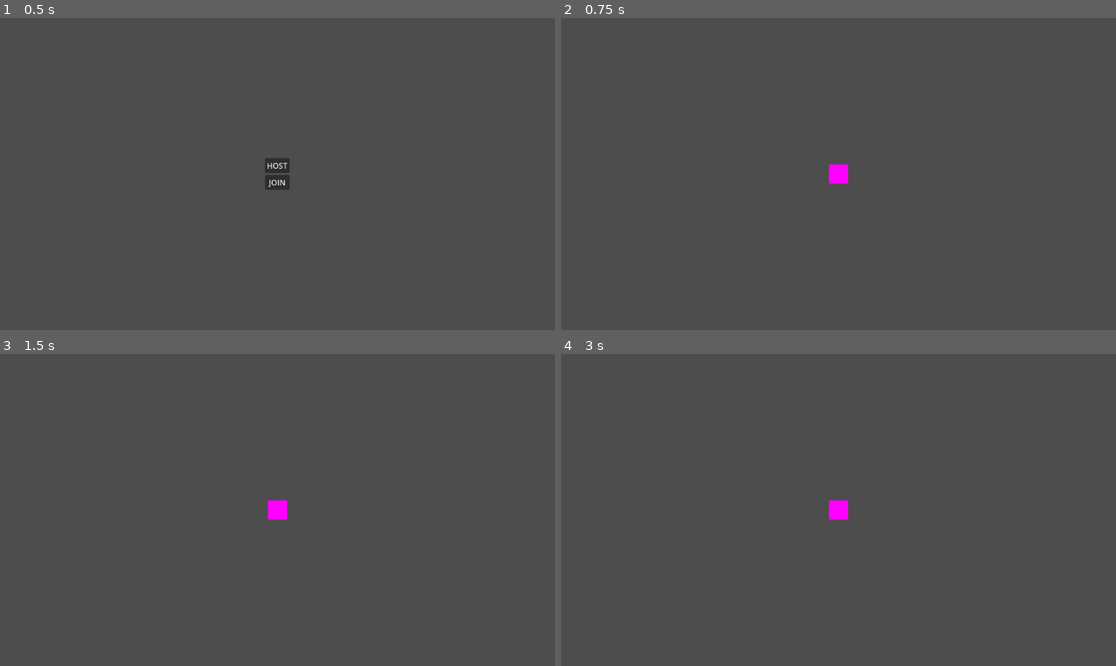
Above: before the commit, frames 1-4 (two rows, left to right).
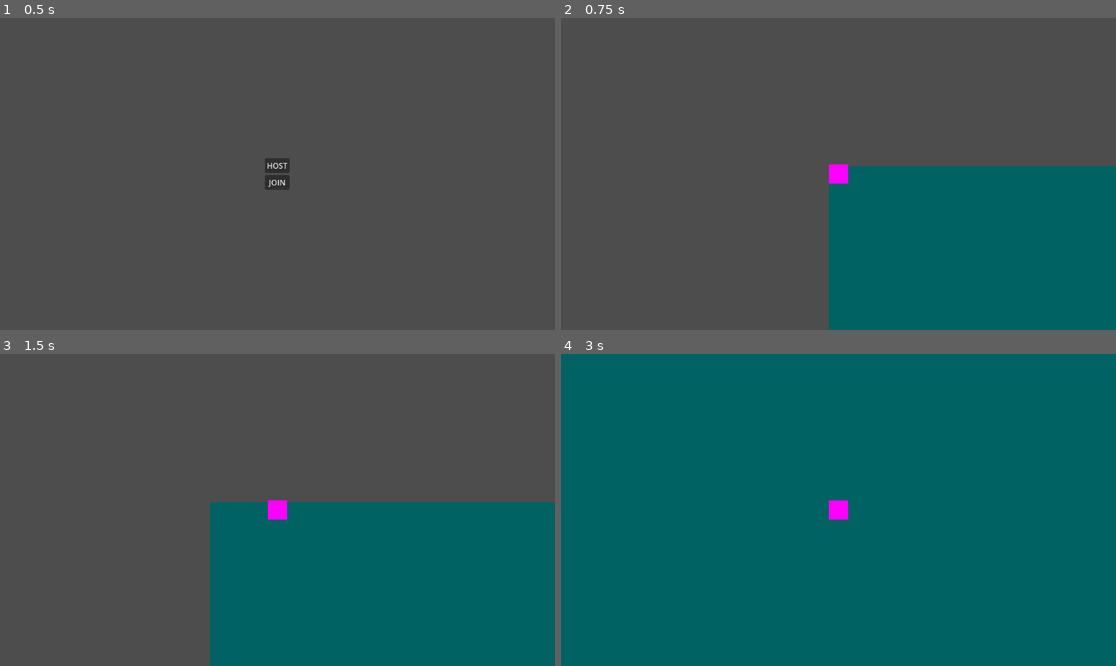
Above: after the commit, the same moments.

Repository: isjxn/ihaxgame
Game: Godot game, scene res://scenes/main/main.tscn
Two runs of this game, one before a commit and one after it. Both use one fixed random seed, a clock stepped at 60 frames per second and the inputs below.
Inputs:
- Up to frame 1 (0.5 s): no input
- Up to frame 2 (0.75 s): click "HOST" at 0.5 s
- Up to frame 3 (1.5 s): tap Enter at 1.25 s; hold Right (ui_right) from 1.28 s (still down)
- Up to frame 4 (3 s): release Right (ui_right) at 2.03 s; hold Down (ui_down) 2.03-2.78 s; hold Right (ui_right) from 2.78 s (still down)

Frame 1 is identical in both runs. In frame 2, 27% of the frame differs, in the area x 48-100%, y 47-100%; in frame 3, 33%; in frame 4, 100%, in the area x 0-100%, y 0-100%.

Commit message:
Change level to world when joining

Diff:
--- a/scenes/main/main.gd
+++ b/scenes/main/main.gd
@@ -13,6 +13,7 @@
 	add_player()
 	cam.enabled = false
 	canvasLayer.visible = false
+	change_level.call_deferred(load("res://scenes/world/world.tscn"))
 
 
 func _on_join_pressed():
@@ -20,7 +21,7 @@
 	multiplayer.multiplayer_peer = peer
 	cam.enabled = false
 	canvasLayer.visible = false
-
+	change_level.call_deferred(load("res://scenes/world/world.tscn"))
 
 func add_player(id = 1):
 	var player = player_scene.instantiate()
@@ -39,3 +40,14 @@
 
 @rpc("any_peer", "call_local") func _del_player(id):
 	get_node(str(id)).queue_free()
+
+
+# Call this function deferred and only on the main authority (server).
+func change_level(scene: PackedScene):
+	# Remove old level if any.
+	var level = $Level
+	for c in level.get_children():
+		level.remove_child(c)
+		c.queue_free()
+	# Add new level.
+	level.add_child(scene.instantiate())
--- a/scenes/main/main.tscn
+++ b/scenes/main/main.tscn
@@ -31,9 +31,15 @@
 layout_mode = 2
 text = "JOIN"
 
-[node name="MultiplayerSpawner" type="MultiplayerSpawner" parent="."]
+[node name="PlayerSpawner" type="MultiplayerSpawner" parent="."]
 _spawnable_scenes = PackedStringArray("res://scenes/player/player.tscn")
 spawn_path = NodePath("..")
 
+[node name="MultiplayerSpawner" type="MultiplayerSpawner" parent="."]
+_spawnable_scenes = PackedStringArray("res://scenes/world/world.tscn")
+spawn_path = NodePath("..")
+
+[node name="Level" type="Node" parent="."]
+
 [connection signal="pressed" from="Camera2D/CanvasLayer/CenterContainer/VBoxContainer/Host" to="." method="_on_host_pressed"]
 [connection signal="pressed" from="Camera2D/CanvasLayer/CenterContainer/VBoxContainer/Join" to="." method="_on_join_pressed"]
--- /dev/null
+++ b/scenes/world/world.tscn
@@ -0,0 +1,11 @@
+[gd_scene format=3 uid="uid://c0cgdjvm25xox"]
+
+[node name="World" type="Node2D"]
+
+[node name="ColorRect" type="ColorRect" parent="."]
+z_index = -1
+offset_left = -10.0
+offset_top = -8.0
+offset_right = 1159.0
+offset_bottom = 659.0
+color = Color(0, 0.384186, 0.384185, 1)
